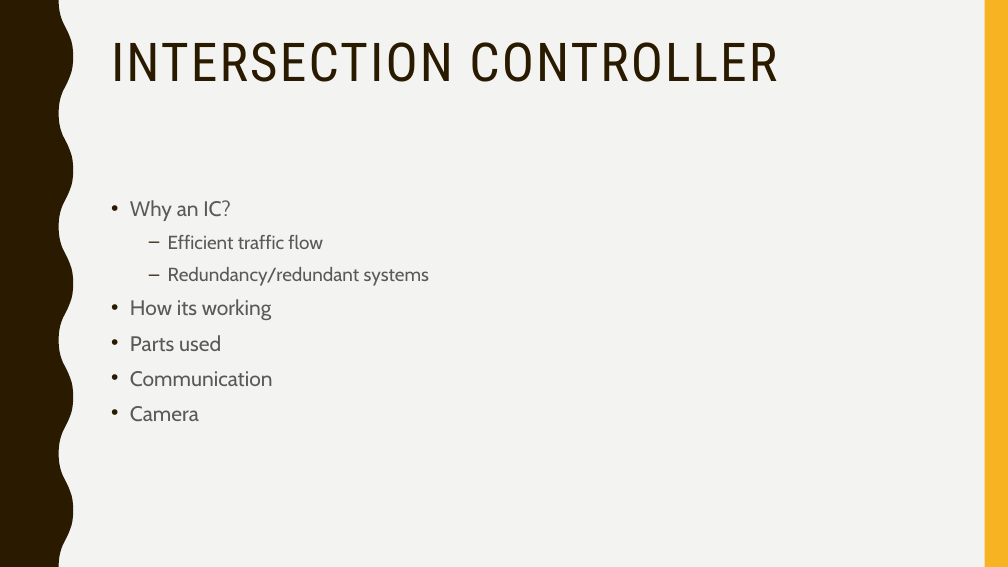
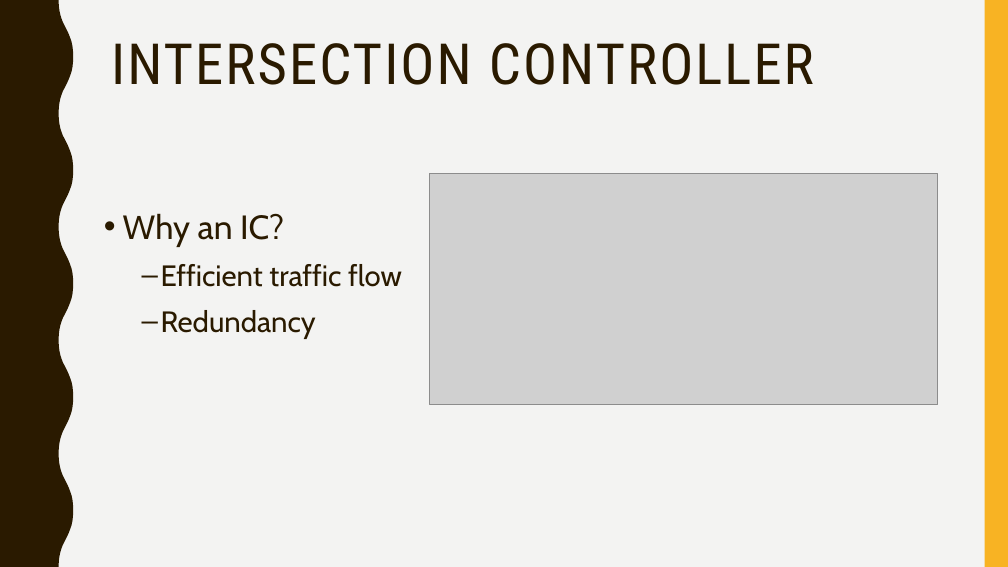
Before and after one commit to jean-lucas/vic, a slide deck: slide 6 of Presentation/Vehicle-Intersection-Control-Presentation.pptx (slide 12 before the commit). Drawn at 1008x567 pixels with LibreOffice and Linux fonts; fonts in the diff are those of the drawing; grey boxes stand for pictures. Boxes give left, top, right and bottom in pixels: in the first picture for what was removed or moved away, otherwise in the second. Text is boxed around its words. In the diff, an @@ line names an element or a change of style, - is before the commit and + after.

```diff
--- a/Presentation/Vehicle-Intersection-Control-Presentation.pptx
+++ b/Presentation/Vehicle-Intersection-Control-Presentation.pptx
@@ title "INTERSECTION CONTROLLER" at bbox=[111, 43, 814, 85]: size 51 to 54 pt @@
@@ picture added at bbox=[430, 174, 938, 405] @@
@@ text "Why an IC?": place and size @@
-text "Why an IC?" at bbox=[130, 200, 429, 421]
+text "Why an IC?" at bbox=[123, 213, 402, 339]
@@ text at bbox=[123, 213, 402, 287]: size 20 to 32 pt in "Why an IC?"; text colour #595959 to #2A1A00 in "Why an IC?", "Efficient traffic flow"; size 18 to 28 pt in "Efficient traffic flow" @@
@@ text at bbox=[161, 310, 316, 339]: text changed; size 20 to 28 pt; text colour #595959 to #2A1A00 @@
-  – Redundancy/redundant systems
-• How its working
-• Parts used
-• Communication
-• Camera
+  – Redundancy
```
Also in this commit, not shown: 5 other slides changed, 5 slides added, 5 slides removed.
